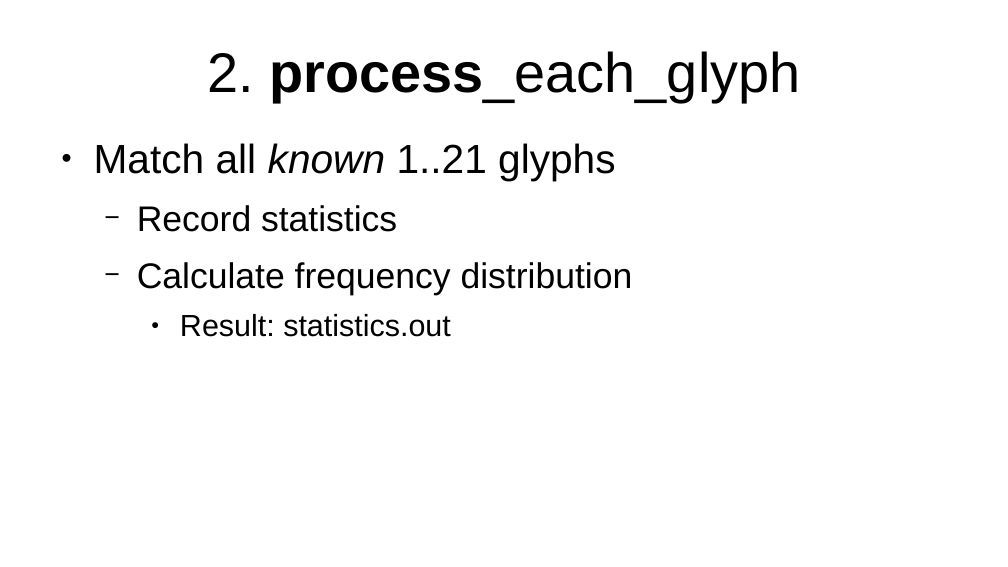
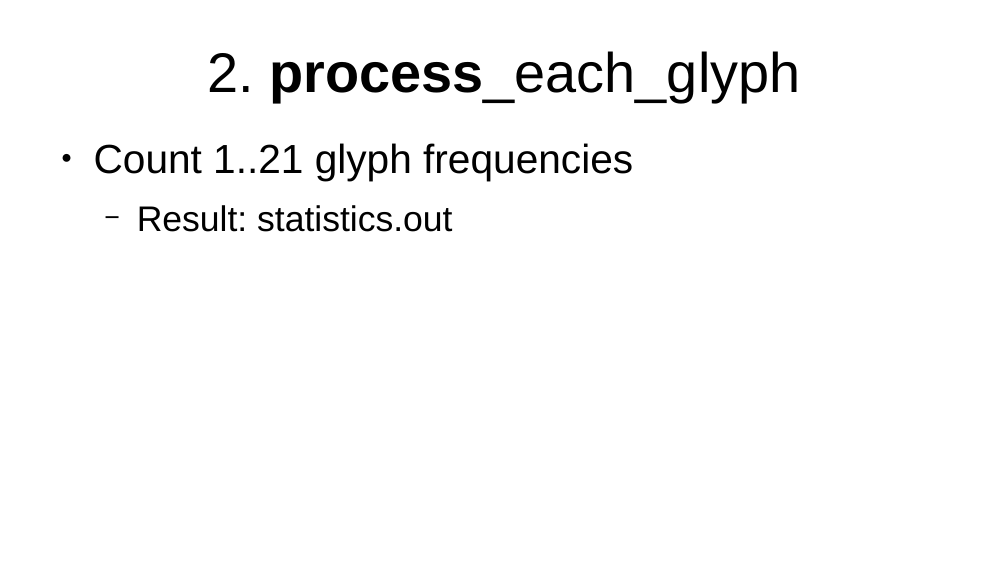
Before and after one commit to wulfgarpro/ancientrunes, a slide deck: slide 6 of lightning_talk/lightning_talk.odp. Drawn at 1008x567 pixels with LibreOffice and Linux fonts; fonts in the diff are those of the drawing. Boxes give left, top, right and bottom in pixels: in the first picture for what was removed or moved away, otherwise in the second. Text is boxed around its words. In the diff, an @@ line names an element or a change of style, - is before the commit and + after.

Commit message:
Done ...

```diff
--- a/lightning_talk/lightning_talk.odp
+++ b/lightning_talk/lightning_talk.odp
@@ text at box(94, 143, 633, 181): text changed; size 28 to 32 pt @@
-● Match all known 1..21 glyphs
-  − Record statistics
-  − Calculate frequency distribution
+● Count 1..21 glyph frequencies
@@ text at box(137, 205, 452, 232): size 24 to 28 pt in "Result: statistics.out"; bullet ● to −; list level 3 to 2 in "Result: statistics.out" @@
```
Also in this commit, not shown: 3 other slides changed.
